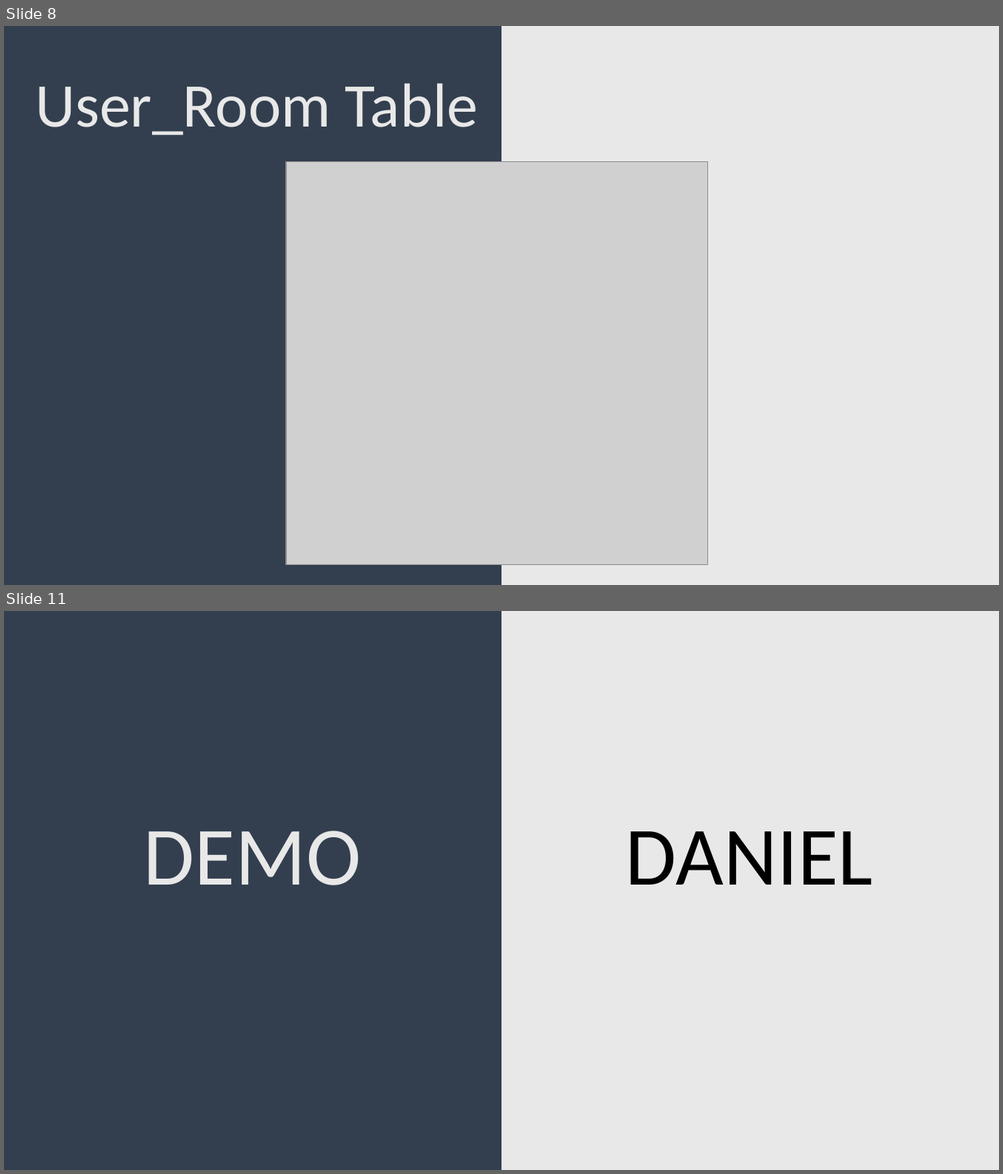
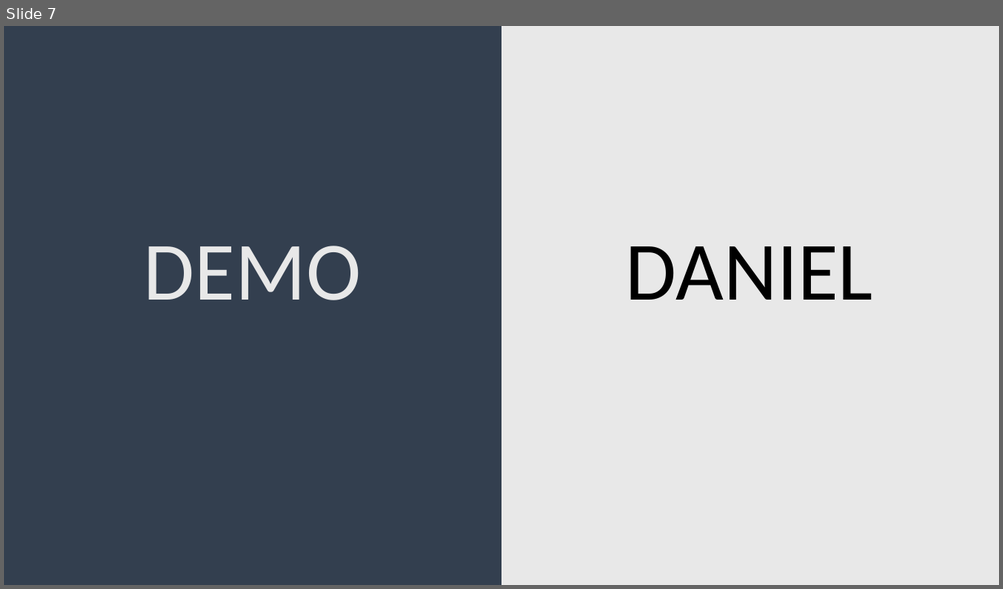
Before and after one commit to Adrianuhu/Discordia-Symfony, a slide deck: documentation/Exposition.pptx. Shown one above the other, each under a label of ours: slides 8 and 11 before the commit, slide 7 after it; the slides between them are not shown. The pictures are 1003x1174 and 1003x589 pixels, drawn with LibreOffice and Linux fonts; fonts in the diff are those of the drawing; grey boxes stand for pictures. Boxes give left, top, right and bottom in pixels: in the first picture for what was removed or moved away, otherwise in the second. Text is boxed around its words. In the diff, an @@ line names an element or a change of style, - is before the commit and + after.

```diff
--- a/documentation/Exposition.pptx
+++ b/documentation/Exposition.pptx
@@ slide 8 removed at (4, 26, 999, 585), background gradient #333F50 to #E8E8E8 @@
@@ text removed at (35, 83, 478, 136) @@
-User_Room Table
@@ picture removed at (286, 162, 708, 565) @@
@@ what was slide 11 is now slide 7 @@
```
Also in this commit, not shown: 6 slides added, 9 other slides removed, 1 other file.
